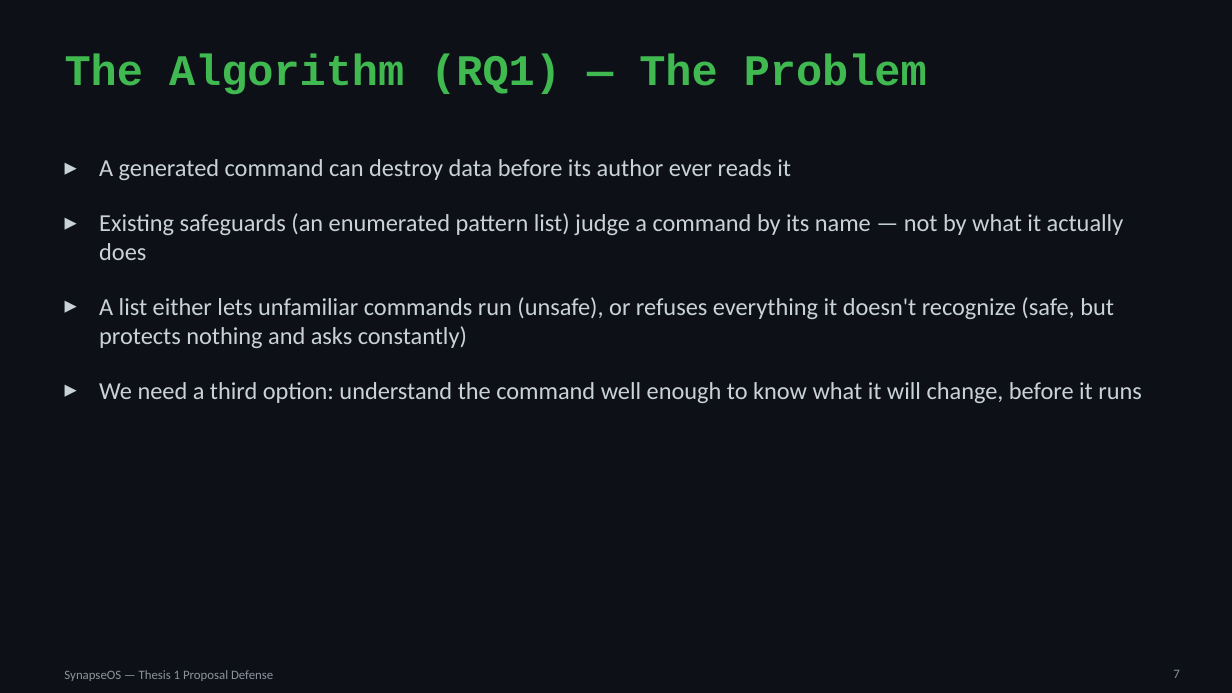
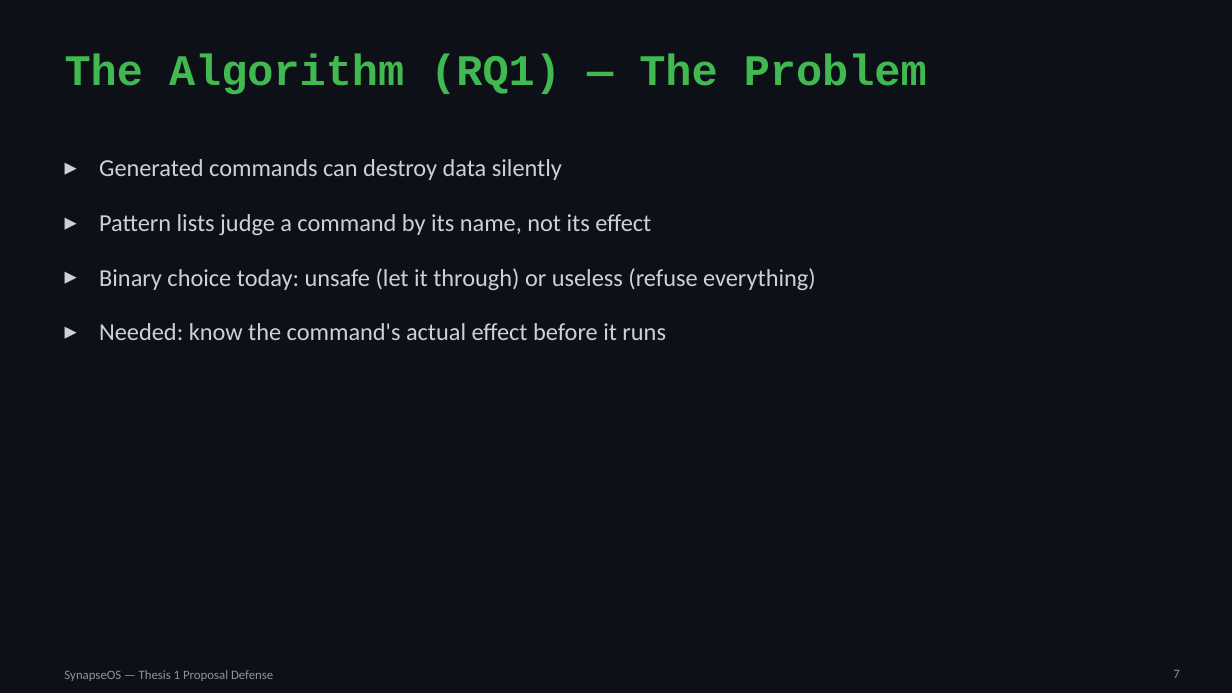
Before and after one commit to willardcsoriano/thesis, a slide deck: slide 7 of thesis 1/defense/SynapseOS_Proposal_Defense.pptx. Drawn at 1232x693 pixels with LibreOffice and Linux fonts; fonts in the diff are those of the drawing. Boxes give left, top, right and bottom in pixels: in the first picture for what was removed or moved away, otherwise in the second. Text is boxed around its words. In the diff, an @@ line names an element or a change of style, - is before the commit and + after.

```diff
--- a/thesis 1/defense/SynapseOS_Proposal_Defense.pptx
+++ b/thesis 1/defense/SynapseOS_Proposal_Defense.pptx
@@ text at (99, 159, 816, 340): text changed @@
-▸ A generated command can destroy data before its author ever reads it
-▸ Existing safeguards (an enumerated pattern list) judge a command by its name — not by what it actually does
-▸ A list either lets unfamiliar commands run (unsafe), or refuses everything it doesn't recognize (safe, but protects nothing and asks constantly)
-▸ We need a third option: understand the command well enough to know what it will change, before it runs
+▸ Generated commands can destroy data silently
+▸ Pattern lists judge a command by its name, not its effect
+▸ Binary choice today: unsafe (let it through) or useless (refuse everything)
+▸ Needed: know the command's actual effect before it runs
```
Also in this commit, not shown: 10 other slides changed, 2 other files.
